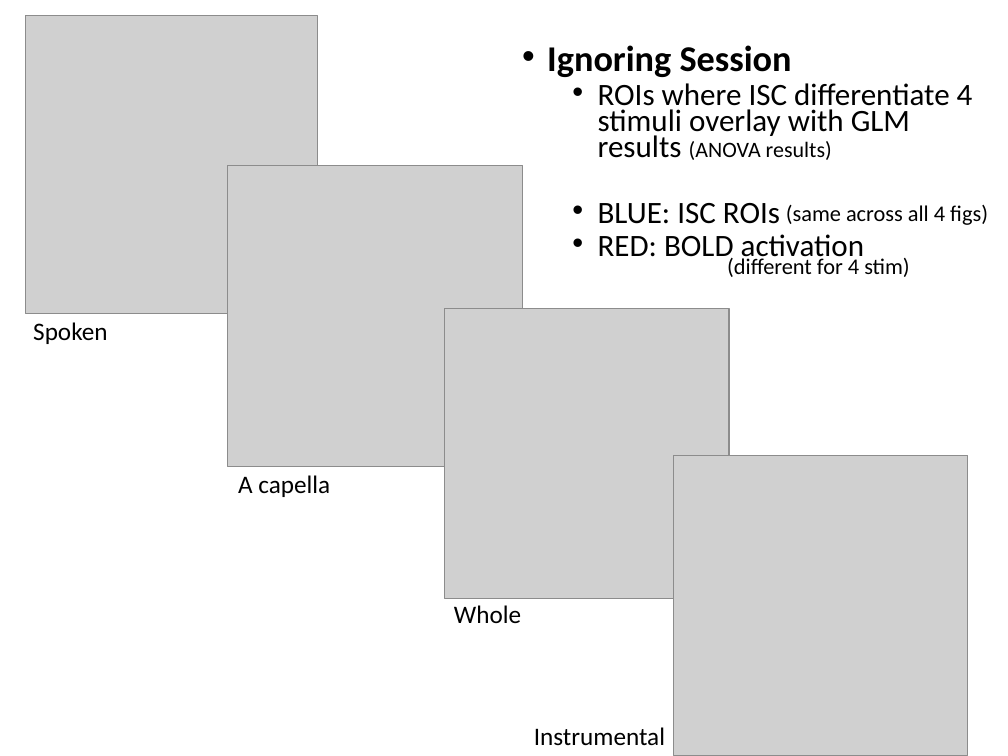
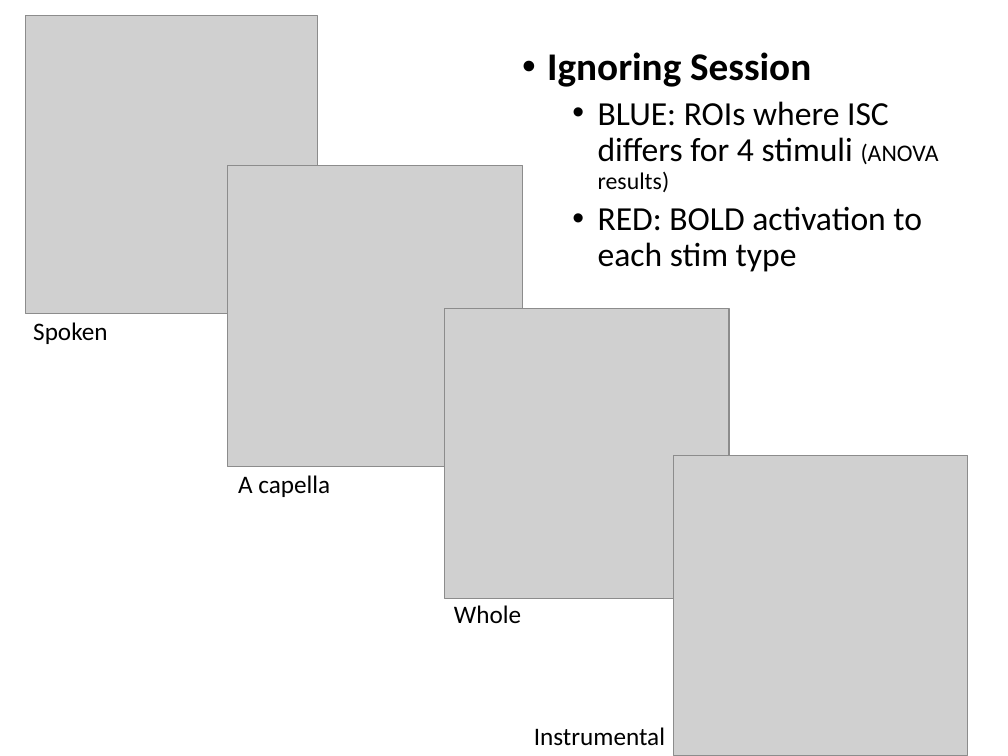
Before and after one commit to asternin/PhDProject, a slide deck: slide 6 of Meetings/2019.04.24-ISCSummary-JessAdrianBobbyMeeting.pptx. Drawn at 1008x756 pixels with LibreOffice and Linux fonts; fonts in the diff are those of the drawing; grey boxes stand for pictures. Boxes give left, top, right and bottom in pixels: in the first picture for what was removed or moved away, otherwise in the second. Text is boxed around its words. In the diff, an @@ line names an element or a change of style, - is before the commit and + after.

```diff
--- a/Meetings/2019.04.24-ISCSummary-JessAdrianBobbyMeeting.pptx
+++ b/Meetings/2019.04.24-ISCSummary-JessAdrianBobbyMeeting.pptx
@@ text at [547, 52, 811, 87]: size 25.9 to 28 pt in "Ignoring Session"; line spacing 0.7 to 0.9 @@
@@ text at [598, 101, 939, 272]: text changed; size 22.2 to 24 pt @@
-  • ROIs where ISC differentiate 4 stimuli overlay with GLM results (ANOVA results)
-  • BLUE: ISC ROIs
-  • RED: BOLD activation
+  • BLUE: ROIs where ISC differs for 4 stimuli (ANOVA results)
+  • RED: BOLD activation to each stim type
@@ text removed at [786, 205, 988, 225] @@
-(same across all 4 figs)
@@ text removed at [727, 255, 910, 277] @@
-(different for 4 stim)
```
Also in this commit, not shown: 8 other slides changed, 5 other files.
